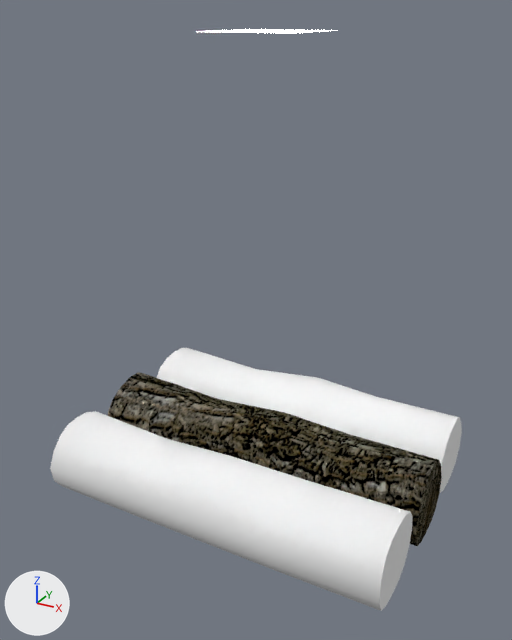
The Blender file Art/Modelle/Levelbaukasten/Hindernisse/Sinkende Hindernisse/obstacles_sinking_sinkingtrees.blend, before and after one commit.
Rendered twice from a camera (50 mm lens) standing at (6.71, -12.67, 9.68) and looking at (-0.07, -0.36, 3.52). The axes (+X, +Y, +Z) are drawn at lower left. The lights are the same throughout.
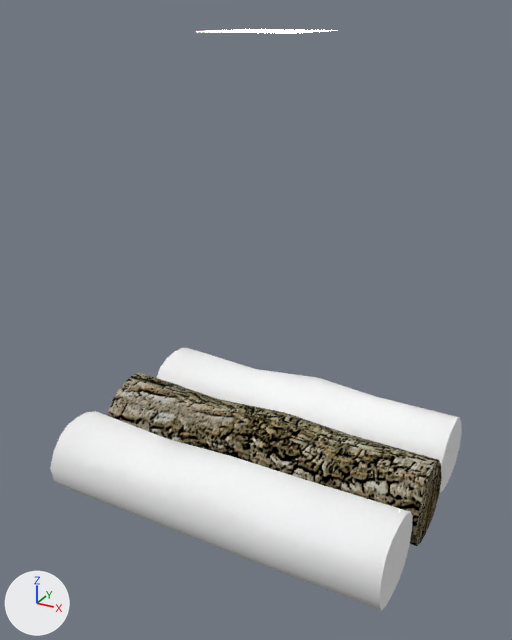
Boxes (x1, y1, x2, y2) around the edits, measured in the pictures (512 x 640 px):
'Cylinder', surface changed
    both: (108, 372, 442, 546)

Edits to the bpy script that builds the scene:
```text
Change mat_tree_1:
    remove n4 = _N.new('ShaderNodeTexImage'); n4.name = 'Image Texture.001'
    remove n4.image = img_tree_1_normal_png
    remove n5 = _N.new('ShaderNodeNormalMap'); n5.name = 'Normal Map'
    remove n6 = _N.new('ShaderNodeDisplacement'); n6.name = 'Displacement'
    remove n6.inputs[1].default_value = 0.0  # 'Midlevel'
    remove n6.inputs[2].default_value = 0.1  # 'Scale'
    where n0 = _N.new('ShaderNodeTexCoord'); n0.name = 'Texture Coordinate'
    where n3 = _N.new('ShaderNodeBsdfDiffuse'); n3.name = 'Diffuse BSDF'
    where n2 = _N.new('ShaderNodeOutputMaterial'); n2.name = 'Material Output'
    remove _L.new(n0.outputs[2], n4.inputs[0])  # 'UV' to 'Vector'
    remove _L.new(n5.outputs[0], n3.inputs[2])  # 'Normal' to 'Normal'
    remove _L.new(n4.outputs[0], n5.inputs[1])  # 'Color' to 'Color'
    remove _L.new(n5.outputs[0], n6.inputs[0])  # 'Normal' to 'Height'
    remove _L.new(n6.outputs[0], n2.inputs[2])  # 'Displacement' to 'Displacement'
```
